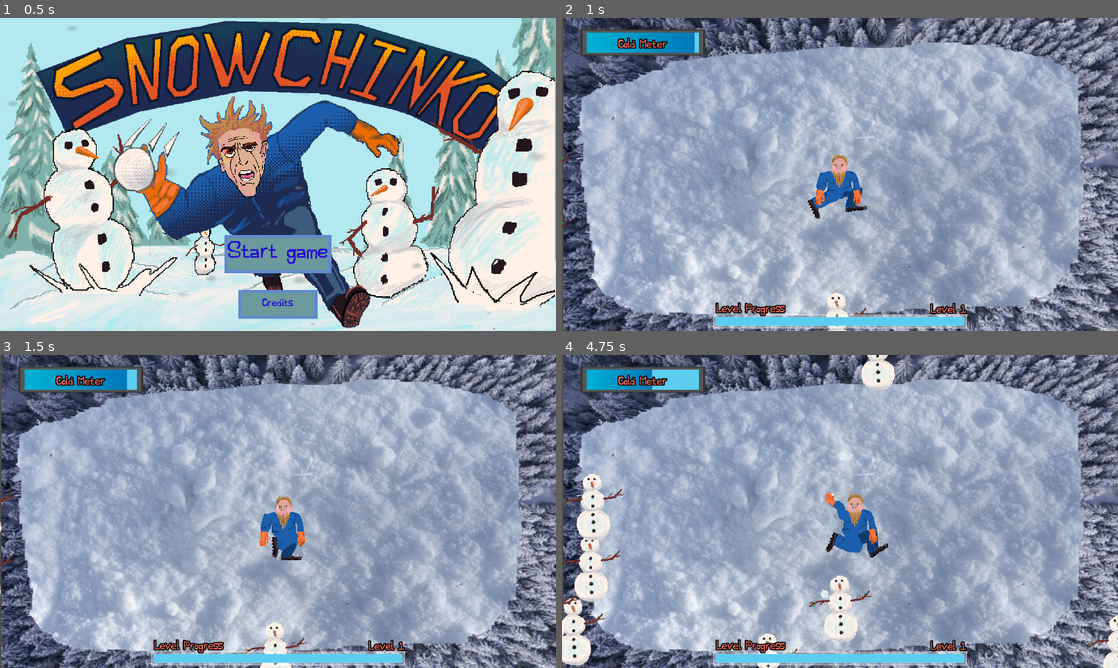
Above: before the commit, frames 1-4 (two rows, left to right).
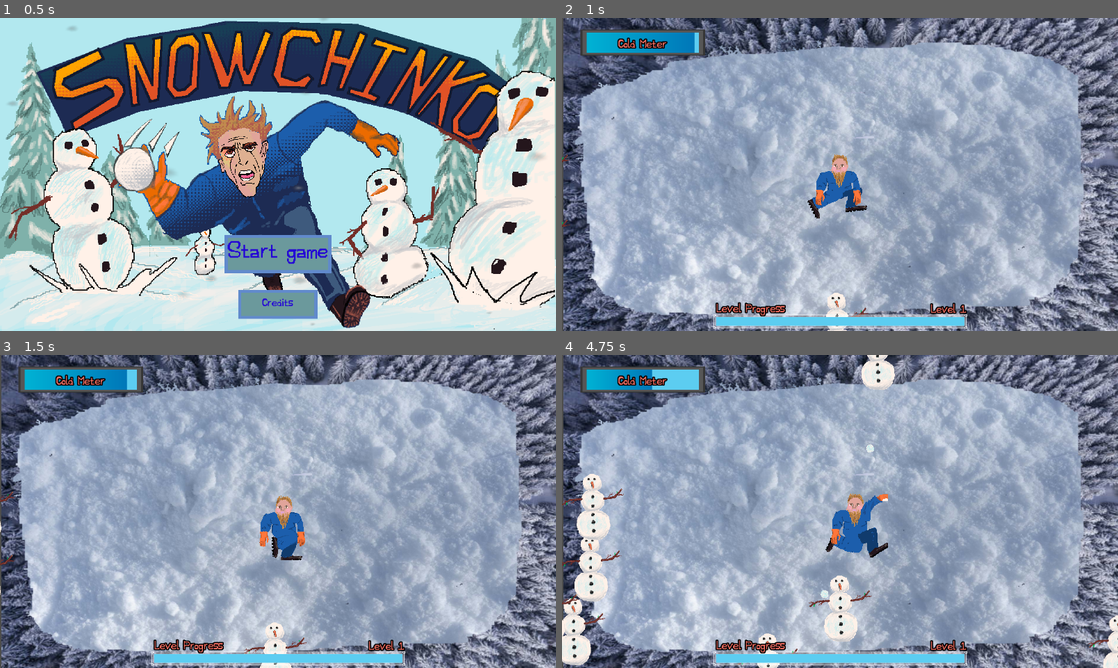
Above: after the commit, the same moments.

Repository: Parker-Vetter/snow-man-brawl
Game: Godot game, scene res://SceneManager/SceneManager.tscn
Two runs of this game, one before a commit and one after it. Both use one fixed random seed, a clock stepped at 60 frames per second and the inputs below.
Inputs (mouse positions are in pixels of both pictures, inside the frame that each line leads up to):
- Up to frame 1 (0.5 s): no input
- Up to frame 2 (1 s): click "Start game" at 0.5 s
- Up to frame 3 (1.5 s): move the mouse to (400, 495) at 1.27 s; hold Space (Shoot) from 1.28 s (still down); click (400, 495) at 1.42 s
- Up to frame 4 (4.75 s): move the mouse to (728, 527) at 2.02 s; release Space (Shoot) at 2.03 s; tap Space (Shoot) at 2.1, 3.6 s; click (728, 527) at 2.17 s; move the mouse to (895, 442) at 2.77 s; hold Space (Shoot) 2.78-3.53 s; click (895, 442) at 2.92 s; move the mouse to (812, 574) at 3.52 s; click (812, 574) at 3.67 s; move the mouse to (1006, 558) at 4.27 s; hold Space (Shoot) from 4.28 s (still down); click (1006, 558) at 4.42 s

Frame 1 is identical in both runs. In frame 2, less than 0.1% of the frame differs, in the area x 45-55%, y 49-62%; in frame 3, less than 0.1%; in frame 4, 0.6%, in the area x 47-59%, y 28-65%.

Commit message:
player throws with both arms

Diff:
--- a/MainGame/Scenes/player.tscn
+++ b/MainGame/Scenes/player.tscn
@@ -170,6 +170,63 @@
 }, {
 "duration": 1.0,
 "texture": SubResource("AtlasTexture_f3uyv")
+}],
+"loop": false,
+"name": &"throw",
+"speed": 5.0
+}]
+
+[sub_resource type="AtlasTexture" id="AtlasTexture_ofkbi"]
+atlas = ExtResource("2_mta5u")
+region = Rect2(1125, 675, 225, 225)
+
+[sub_resource type="AtlasTexture" id="AtlasTexture_gbkh0"]
+atlas = ExtResource("2_mta5u")
+region = Rect2(0, 900, 225, 225)
+
+[sub_resource type="AtlasTexture" id="AtlasTexture_6dxmd"]
+atlas = ExtResource("2_mta5u")
+region = Rect2(225, 900, 225, 225)
+
+[sub_resource type="AtlasTexture" id="AtlasTexture_jj37f"]
+atlas = ExtResource("2_mta5u")
+region = Rect2(450, 900, 225, 225)
+
+[sub_resource type="AtlasTexture" id="AtlasTexture_5o4xu"]
+atlas = ExtResource("2_mta5u")
+region = Rect2(675, 900, 225, 225)
+
+[sub_resource type="AtlasTexture" id="AtlasTexture_ub5t4"]
+atlas = ExtResource("2_mta5u")
+region = Rect2(900, 900, 225, 225)
+
+[sub_resource type="AtlasTexture" id="AtlasTexture_erkdm"]
+atlas = ExtResource("2_mta5u")
+region = Rect2(1125, 900, 225, 225)
+
+[sub_resource type="SpriteFrames" id="SpriteFrames_d3ag3"]
+animations = [{
+"frames": [{
+"duration": 1.0,
+"texture": SubResource("AtlasTexture_ofkbi")
+}, {
+"duration": 1.0,
+"texture": SubResource("AtlasTexture_gbkh0")
+}, {
+"duration": 1.0,
+"texture": SubResource("AtlasTexture_6dxmd")
+}, {
+"duration": 1.0,
+"texture": SubResource("AtlasTexture_jj37f")
+}, {
+"duration": 1.0,
+"texture": SubResource("AtlasTexture_5o4xu")
+}, {
+"duration": 1.0,
+"texture": SubResource("AtlasTexture_ub5t4")
+}, {
+"duration": 1.0,
+"texture": SubResource("AtlasTexture_erkdm")
 }],
 "loop": false,
 "name": &"throw",
@@ -206,6 +263,9 @@
 [node name="BulletOrigin" type="Marker2D" parent="." unique_id=1236531661]
 position = Vector2(50.63, -53.4)
 
+[node name="BulletOrigin L" type="Marker2D" parent="." unique_id=897675069]
+position = Vector2(-43.63, -79.45)
+
 [node name="BulletOrigin1" type="Marker2D" parent="." unique_id=1761240846]
 position = Vector2(-81, -155)
 
@@ -226,12 +286,19 @@
 
 [node name="Timer" type="Timer" parent="BulletOrigin4" unique_id=1136146332]
 
-[node name="arm" type="AnimatedSprite2D" parent="." unique_id=1829775417]
+[node name="arm R" type="AnimatedSprite2D" parent="." unique_id=1829775417]
 texture_filter = 1
 sprite_frames = SubResource("SpriteFrames_f3uyv")
 animation = &"throw"
 frame = 5
 frame_progress = 1.0
+speed_scale = 3.0
+
+[node name="arm L" type="AnimatedSprite2D" parent="." unique_id=1052501948]
+texture_filter = 1
+sprite_frames = SubResource("SpriteFrames_d3ag3")
+animation = &"throw"
+frame = 6
 speed_scale = 3.0
 
 [node name="HitBox" type="Area2D" parent="." unique_id=117249582]
--- a/MainGame/Scripts/player.gd
+++ b/MainGame/Scripts/player.gd
@@ -8,7 +8,9 @@
 @onready var bullet_origin_3: Marker2D = $BulletOrigin3
 @onready var bullet_origin_4: Marker2D = $BulletOrigin4
 @onready var sprite: AnimatedSprite2D = $Sprite2D
-@onready var armSprite: AnimatedSprite2D = $arm
+@onready var armSprite: AnimatedSprite2D = $"arm R"
+@onready var armSpriteL: AnimatedSprite2D = $"arm L"
+@onready var bulletOriginL: Marker2D = $"BulletOrigin L"
 @onready var main: MainGame = $".."
 
 @onready var projectile = load("res://MainGame/Scenes/projectile.tscn")
@@ -23,12 +25,14 @@
 
 var shootTimer: Timer
 var pendingTarget: Node2D = null
+var pendingArmIsLeft: bool = false
 var pendingAutoTargets: Array[Node2D] = []
 
 func _ready() -> void:
 	var gameData: GameData = main.gameData
 	maxSpeed = gameData.player_move_speed
 	armSprite.frame_changed.connect(_on_arm_frame_changed)
+	armSpriteL.frame_changed.connect(_on_arm_L_frame_changed)
 	shootTimer = Timer.new()
 	shootDelay = 1 / gameData.throw_rate
 	shootTimer.wait_time = shootDelay
@@ -71,20 +75,39 @@
 
 func shoot(target: Node2D):
 	pendingTarget = target
-	#play arm animation - projectile spawns on frame 3
-	armSprite.frame = 0
-	armSprite.play("throw")
+	# Choose arm based on whether enemy is in front or behind player
+	var enemy_is_right = target.global_position.x >= global_position.x
+	var player_facing_right = not sprite.flip_h
+	var enemy_in_front = enemy_is_right == player_facing_right
+
+	if enemy_in_front:
+		# Enemy in front - use right arm
+		pendingArmIsLeft = false
+		armSprite.frame = 0
+		armSprite.play("throw")
+	else:
+		# Enemy behind - use left arm
+		pendingArmIsLeft = true
+		armSpriteL.frame = 0
+		armSpriteL.play("throw")
 
 func _on_arm_frame_changed():
-	if armSprite.frame == 3 and pendingTarget and is_instance_valid(pendingTarget):
+	if armSprite.frame == 3 and pendingTarget and is_instance_valid(pendingTarget) and not pendingArmIsLeft:
 		spawn_projectile(pendingTarget)
 		pendingTarget = null
 
-func spawn_projectile(target: Node2D, origin = bulletOrigin):
+func _on_arm_L_frame_changed():
+	if armSpriteL.frame == 3 and pendingTarget and is_instance_valid(pendingTarget) and pendingArmIsLeft:
+		spawn_projectile(pendingTarget, bulletOriginL)
+		pendingTarget = null
+
+func spawn_projectile(target: Node2D, origin: Marker2D = null):
+	if origin == null:
+		origin = bulletOrigin
 	var instance = projectile.instantiate()
 	var shootAngle = position.direction_to(target.global_position).angle()
 	instance.dir = shootAngle - PI / 2
-	var originPos = bulletOrigin.position
+	var originPos = origin.position
 	if sprite.flip_h:
 		originPos.x = - originPos.x
 	instance.spawnPos = position + originPos
@@ -107,9 +130,11 @@
 	if velocity.x > 0:
 		sprite.flip_h = false
 		armSprite.flip_h = false
+		armSpriteL.flip_h = false
 	elif velocity.x < 0:
 		sprite.flip_h = true
 		armSprite.flip_h = true
+		armSpriteL.flip_h = true
 
 	#play run or idle animation
 	if velocity.length() > 0:
--- a/project.godot
+++ b/project.godot
@@ -19,7 +19,6 @@
 
 window/size/viewport_width=1920
 window/size/viewport_height=1080
-window/size/mode=3
 window/stretch/mode="viewport"
 
 [dotnet]
Binary file changed: MainGame/Assets/player-Sheet.png
